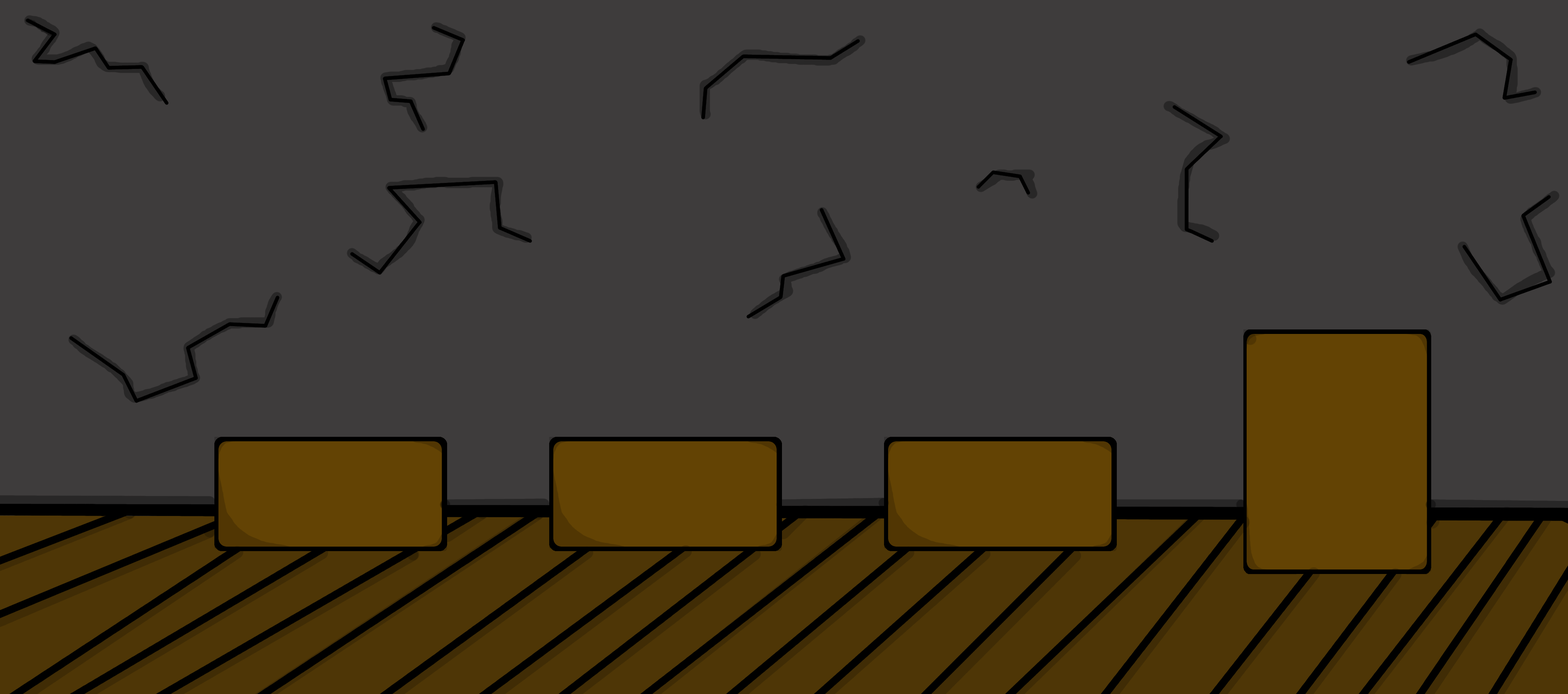
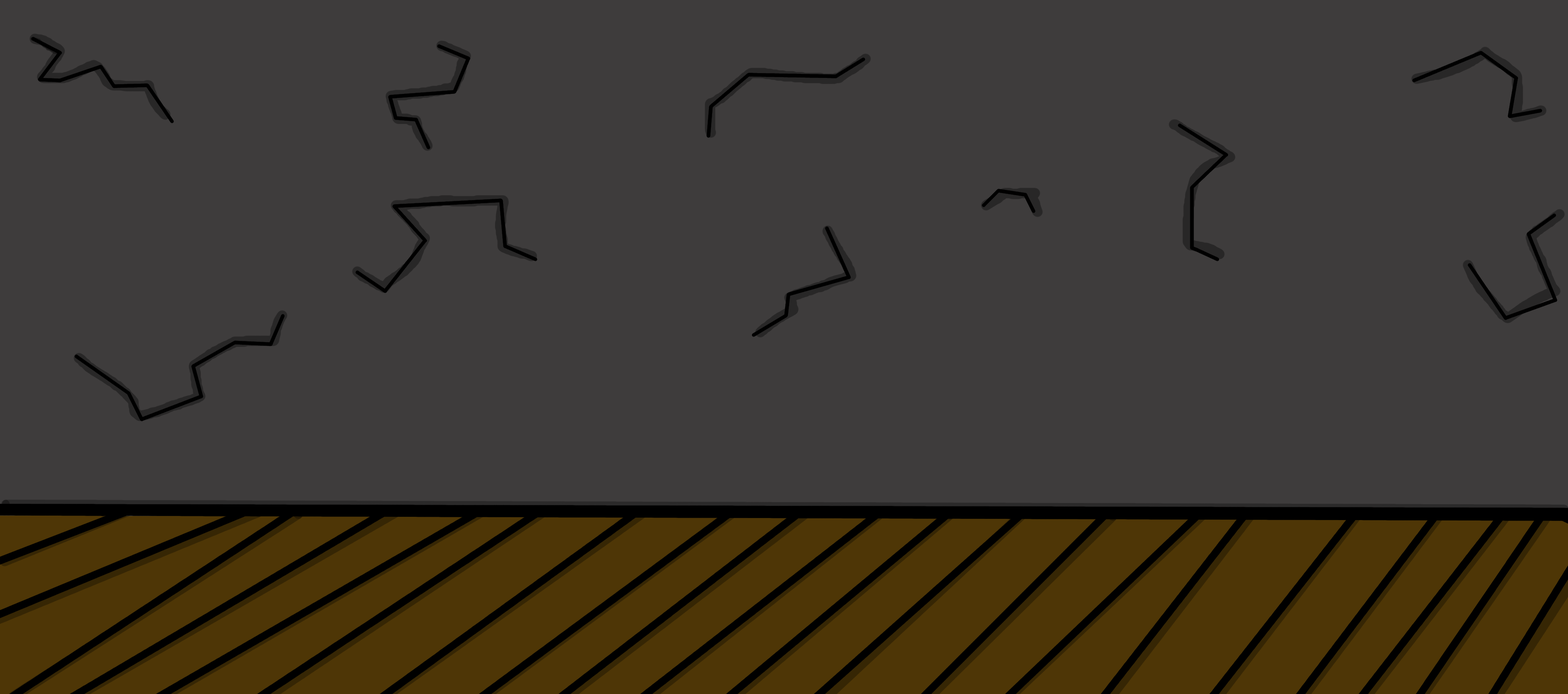
The second 1568px x 694px image is a revision of the first. Changes to its layers:
removed layer "Layer" over [0, 15, 1568, 694]
added layer "wall" above "shadows" over [29, 33, 1565, 422]
added layer "shadows" above "Background" over [0, 499, 1568, 694]
